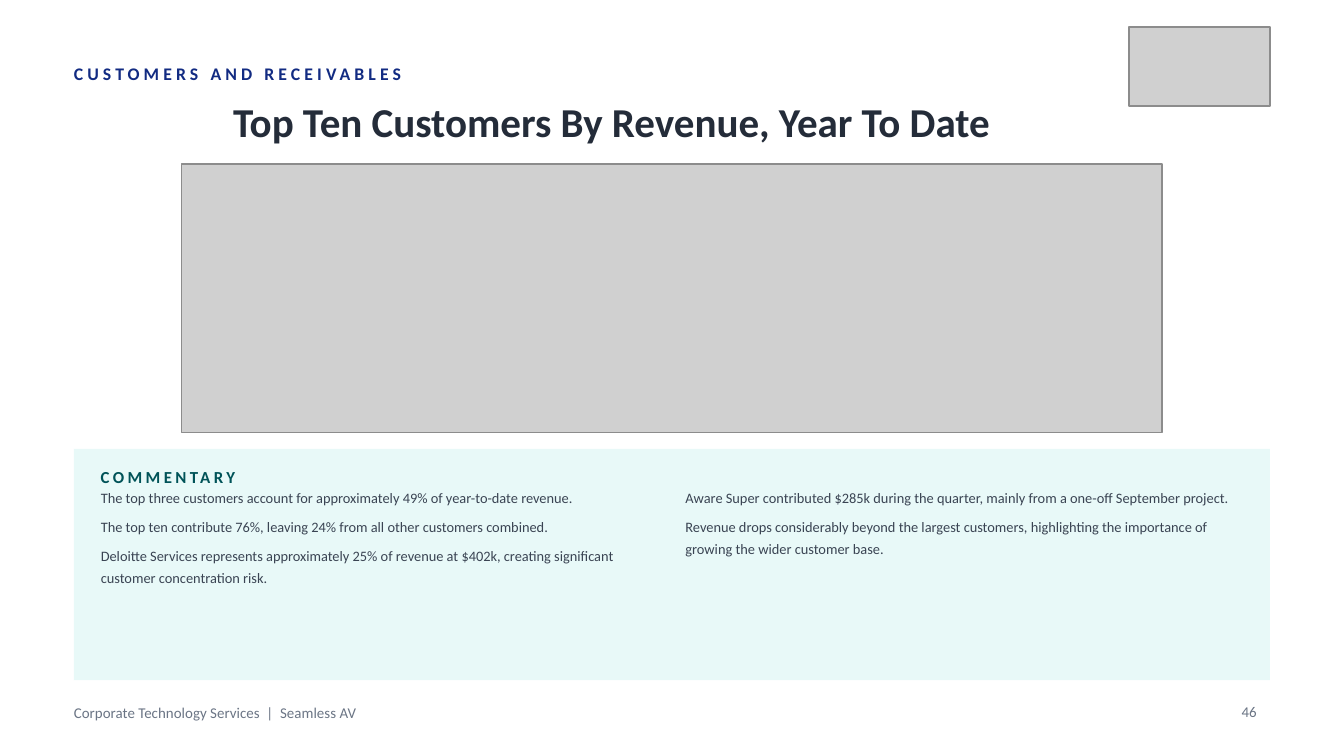
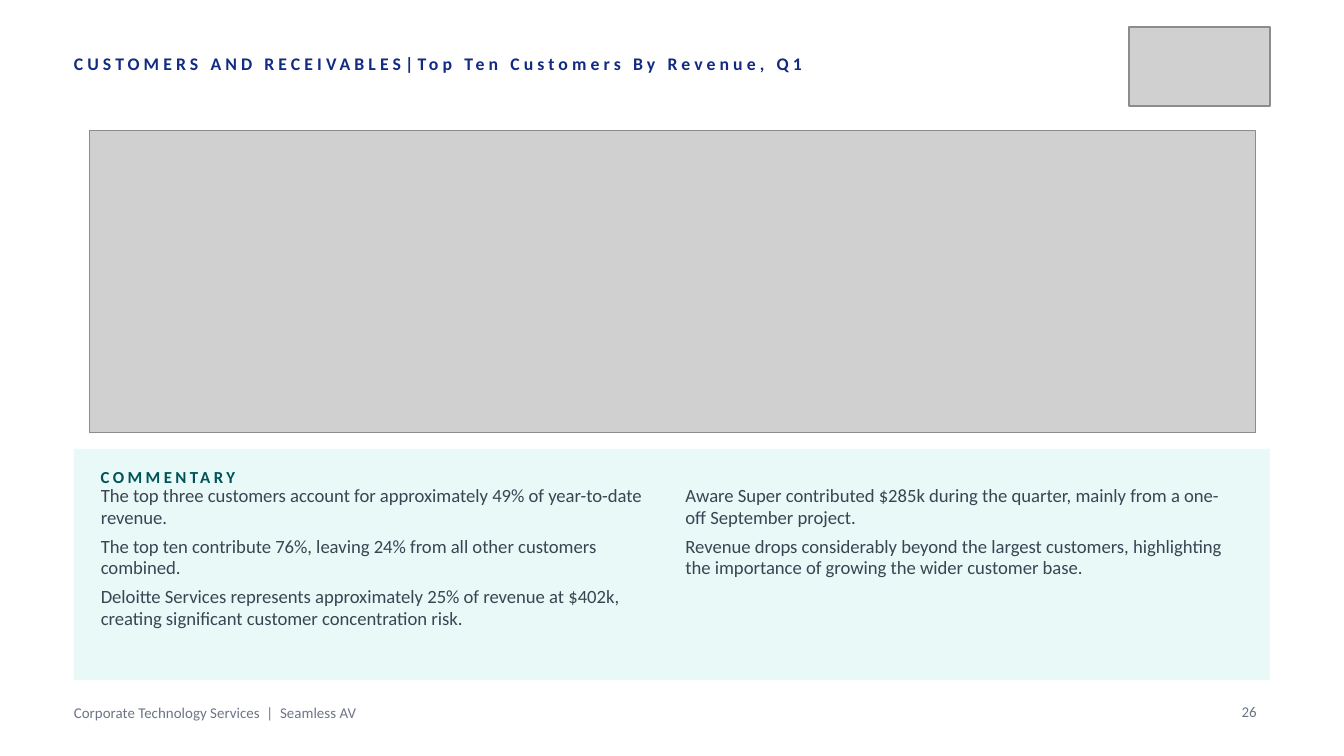
Before and after one commit to WesleyNelson-O33/Claude, a slide deck: slide 26 of deck/CTS Quarterly Business Review - Q1 FY2027.pptx (slide 46 before the commit). Drawn at 1344x756 pixels with LibreOffice and Linux fonts; fonts in the diff are those of the drawing; grey boxes stand for pictures. Boxes give left, top, right and bottom in pixels: in the first picture for what was removed or moved away, otherwise in the second. Text is boxed around its words. In the diff, an @@ line names an element or a change of style, - is before the commit and + after.

```diff
--- a/deck/CTS Quarterly Business Review - Q1 FY2027.pptx
+++ b/deck/CTS Quarterly Business Review - Q1 FY2027.pptx
@@ text at bbox=[211, 68, 253, 80]: text changed @@
-CUSTOMERS AND RECEIVABLES
+CUSTOMERS AND RECEIVABLES|Top Ten Customers By Revenue, Q1
@@ text removed at bbox=[233, 110, 990, 144] @@
-Top Ten Customers By Revenue, Year To Date
@@ picture: place and size @@
-picture at bbox=[181, 164, 1161, 433]
+picture at bbox=[90, 130, 1255, 433]
@@ text "The top three customers account ..." at bbox=[101, 489, 641, 628]: size 7.8 to 10 pt @@
@@ text "Aware Super contributed $285k during ..." at bbox=[685, 489, 1221, 577]: size 7.8 to 10 pt @@
@@ page number at bbox=[1242, 707, 1257, 717]: text changed @@
-46
+26
```
Also in this commit, not shown: 23 other slides changed, 3 slides added, 26 slides removed, 8 other files.
